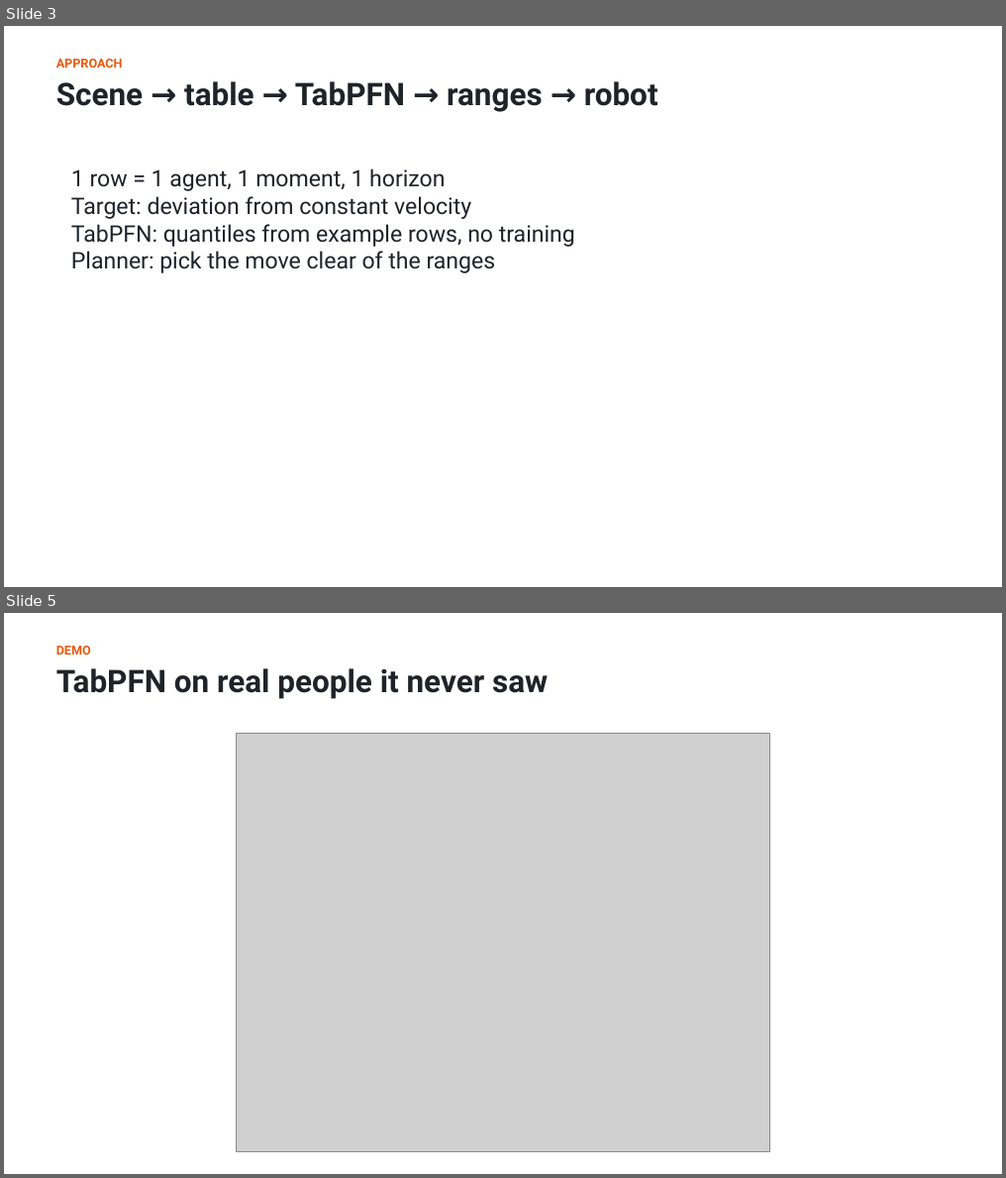
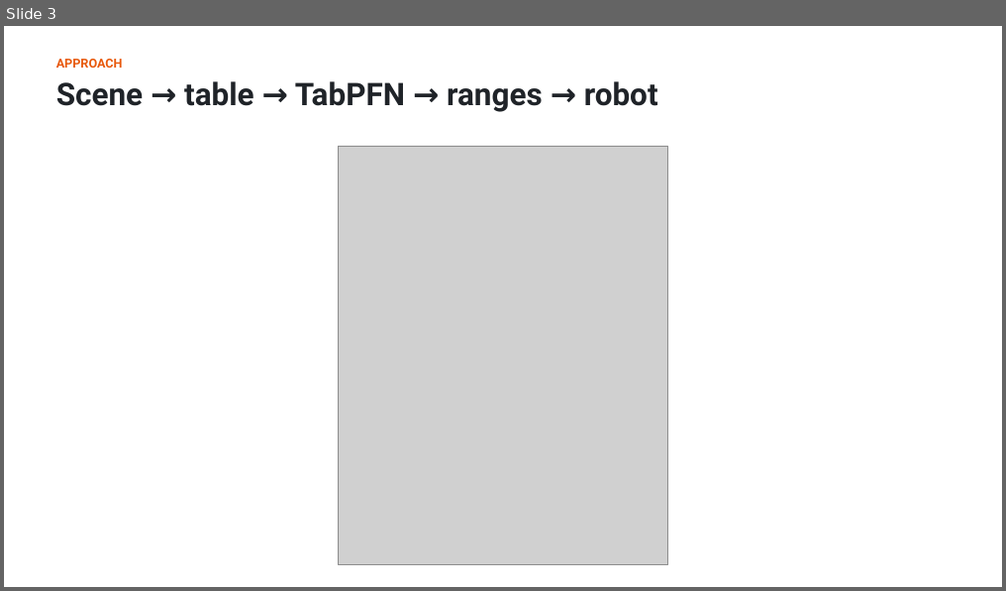
Before and after one commit to shiinalight/Foresight, a slide deck: deck/Foresight.pptx. Shown one above the other, each under a label of ours: slides 3 and 5 before the commit, slide 3 after it; the slides between them are not shown. The pictures are 1006x1178 and 1006x591 pixels, drawn with LibreOffice and Linux fonts; fonts in the diff are those of the drawing; grey boxes stand for pictures. Boxes give left, top, right and bottom in pixels: in the first picture for what was removed or moved away, otherwise in the second. Text is boxed around its words. In the diff, an @@ line names an element or a change of style, - is before the commit and + after.

```diff
--- a/deck/Foresight.pptx
+++ b/deck/Foresight.pptx
@@ slide 5 removed at (x1=4, y1=613, x2=1002, y2=1174), background #FFFFFF @@
@@ text removed at (x1=56, y1=646, x2=91, y2=655) @@
-DEMO
@@ text removed at (x1=56, y1=668, x2=548, y2=699) @@
-TabPFN on real people it never saw
@@ picture removed at (x1=236, y1=733, x2=770, y2=1152) @@
@@ slide 3 changed as well @@
@@ text removed at (x1=71, y1=169, x2=575, y2=274) @@
-1 row = 1 agent, 1 moment, 1 horizon
-Target: deviation from constant velocity
-TabPFN: quantiles from example rows, no training
-Planner: pick the move clear of the ranges
@@ picture added at (x1=338, y1=146, x2=668, y2=565) @@
```
Also in this commit, not shown: 3 other slides changed, 9 slides added, 11 other slides removed, 3 other files.
